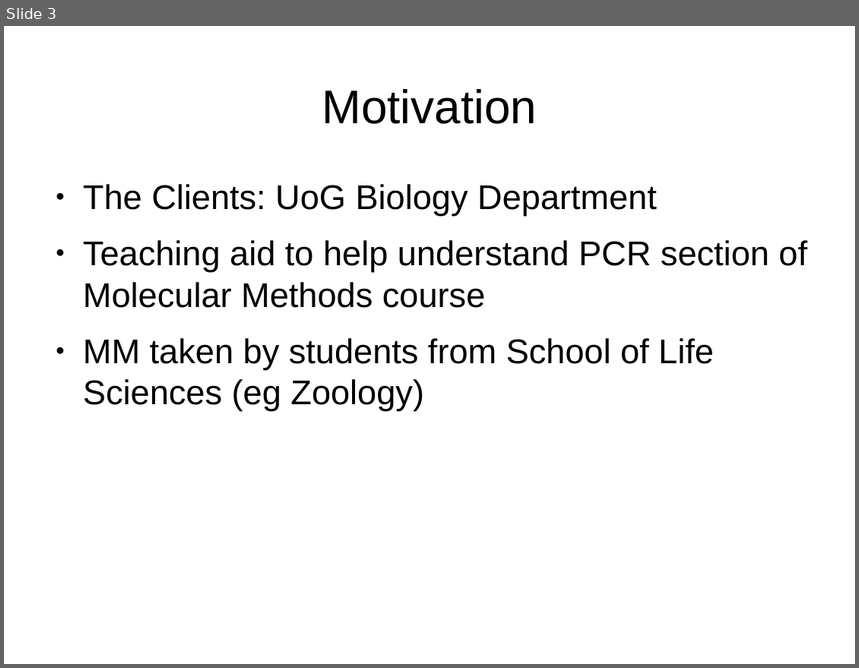
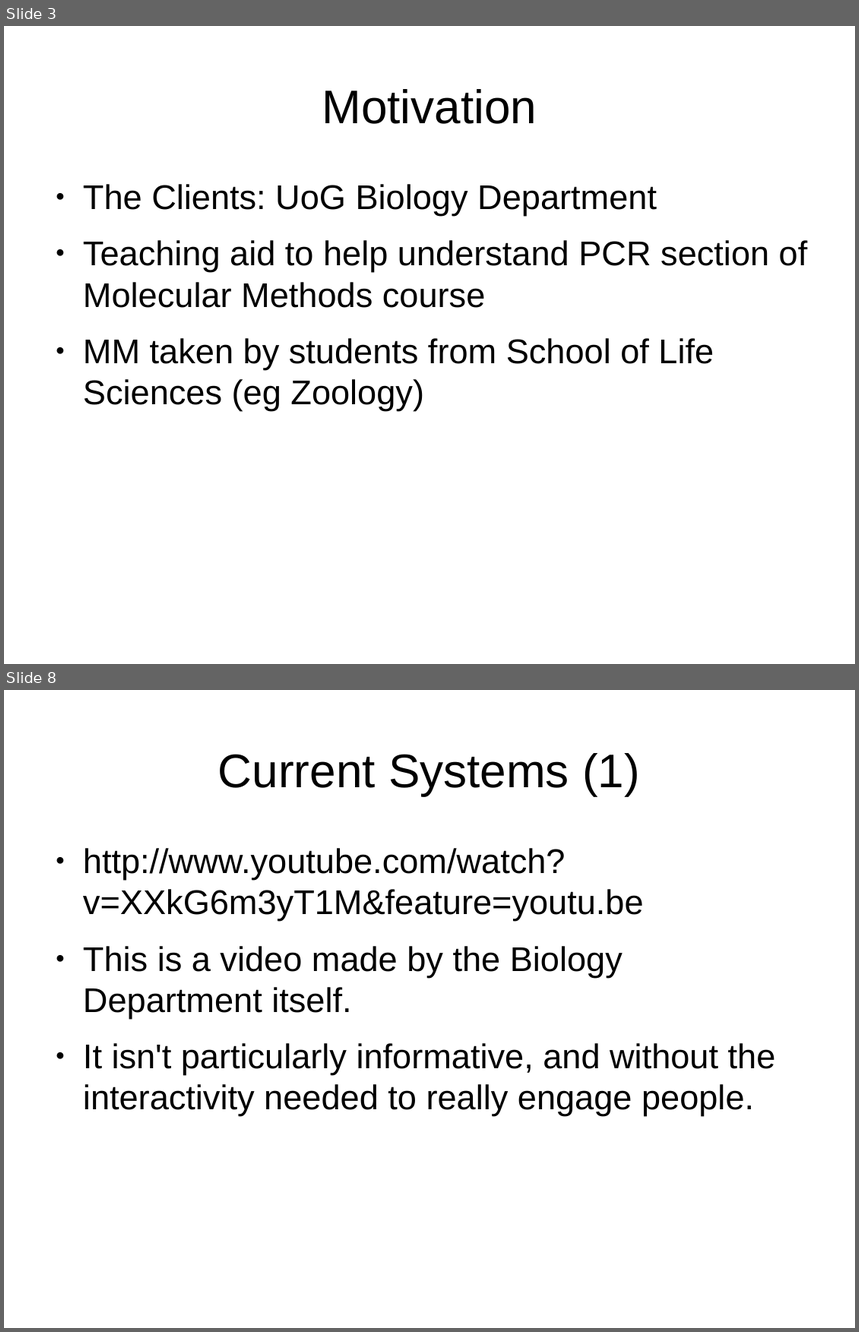
Before and after one commit to Dan-McElroy/Team-Project--Q, a slide deck: docs/progressPresentation/draft.odp. Shown one above the other, each under a label of ours: slide 3 before the commit, slides 3 and 8 after it; the slides between them are not shown. The pictures are 859x668 and 859x1332 pixels, drawn with LibreOffice and Linux fonts; fonts in the diff are those of the drawing. Boxes give left, top, right and bottom in pixels: in the first picture for what was removed or moved away, otherwise in the second. Text is boxed around its words. In the diff, an @@ line names an element or a change of style, - is before the commit and + after.

```diff
--- a/docs/progressPresentation/draft.odp
+++ b/docs/progressPresentation/draft.odp
@@ slide 8 added at [4, 690, 855, 1328], background #FFFFFF @@
@@ title added at [218, 753, 640, 796], 44 pt, text #000000 @@
+Current Systems (1)
@@ text added at [83, 848, 776, 1116], 32 pt, text #000000 @@
+● http://www.youtube.com/watch?v=XXkG6m3yT1M&feature=youtu.be
+● This is a video made by the Biology Department itself.
+● It isn't particularly informative, and without the interactivity needed to really engage people.
```
Also in this commit, not shown: 7 other slides added.
